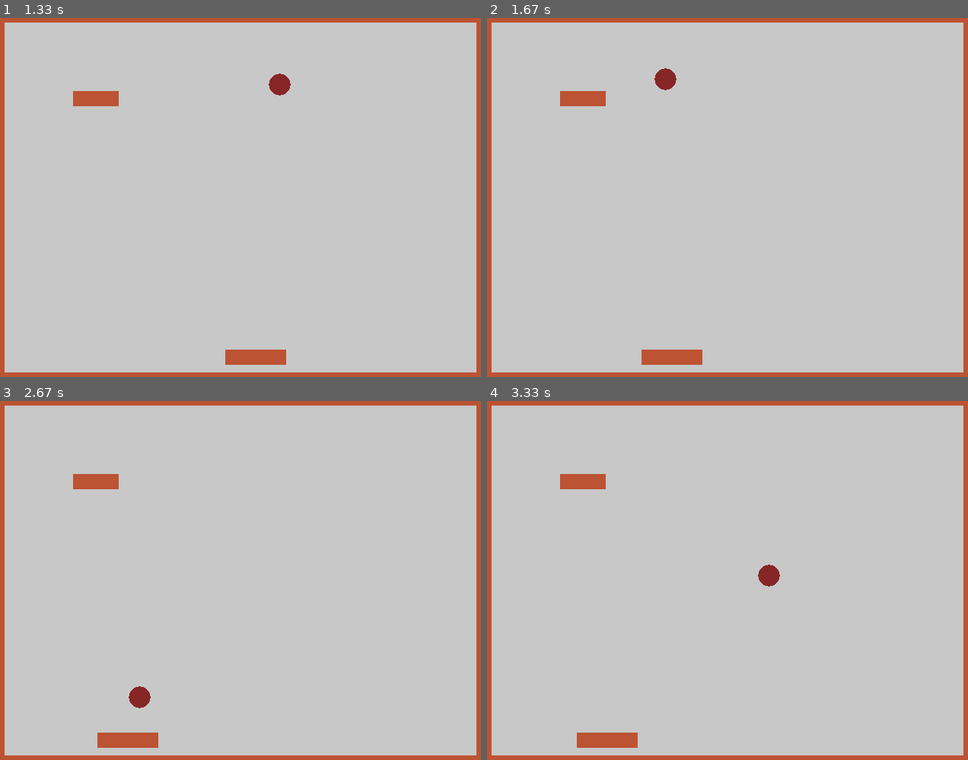
Above: before the commit, frames 1-4 (two rows, left to right).
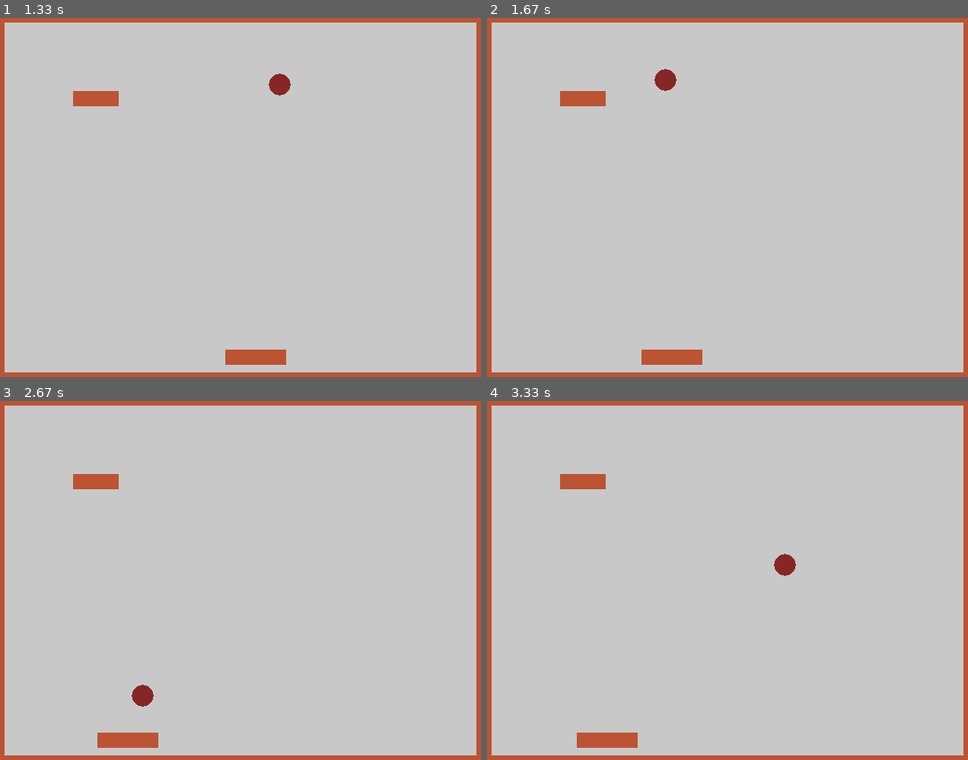
Above: after the commit, the same moments.

Repository: petros-ioannidis/arkanoid-pygame
Game: pygame game, started from arkanoid.py
Two runs of this game, one before a commit and one after it. Both use one fixed random seed, a clock stepped at 60 frames per second and the inputs below.
Inputs:
- Up to frame 1 (1.33 s): hold Right 0.33-0.8 s; hold Right 0.83-1.3 s
- Up to frame 2 (1.67 s): hold Left from 1.33 s (still down)
- Up to frame 3 (2.67 s): release Left at 1.87 s; hold Left 1.9-2.3 s; hold Right from 2.33 s (still down)
- Up to frame 4 (3.33 s): release Right at 2.97 s; hold Left from 3 s (still down)

Frame 1 is identical in both runs. In frame 2, less than 0.1% of the frame differs, in the area x 34-40%, y 13-21%; in frame 3, less than 0.1%; in frame 4, 0.4%, in the area x 56-65%, y 42-52%.

Commit message:
Fixed frozen axis
Now the calculation of the position is more precise(it uses a float
instead of an integer and then converts it into an integer)

Diff:
--- a/ball.py
+++ b/ball.py
@@ -15,11 +15,14 @@
         #to add variable speed and rotation and angle
         self.top_speed = {'x': 400, 'y': 400}
         self.speed = {'x': 400, 'y': 400}
+        self.pos = {'x':320, 'y':280}
 
     def update(self, dt, game):
         last = self.rect.copy()
-        self.rect.x += self.speed['x']*dt
-        self.rect.y += self.speed['y']*dt
+        self.pos['x'] += self.speed['x']*dt
+        self.pos['y'] += self.speed['y']*dt
+        self.rect.x = self.pos['x']
+        self.rect.y = self.pos['y']
 
         new = self.rect
         for wall in pygame.sprite.spritecollide(self, game.walls, False):
